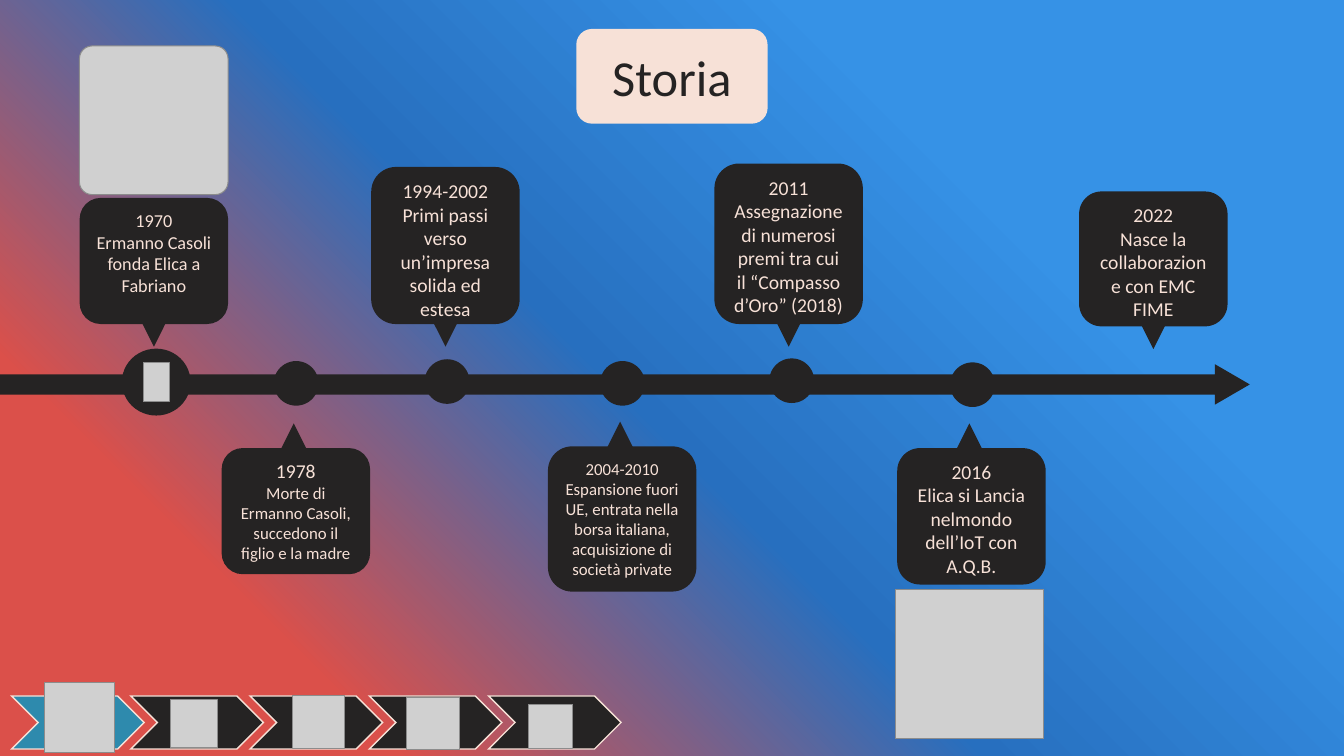
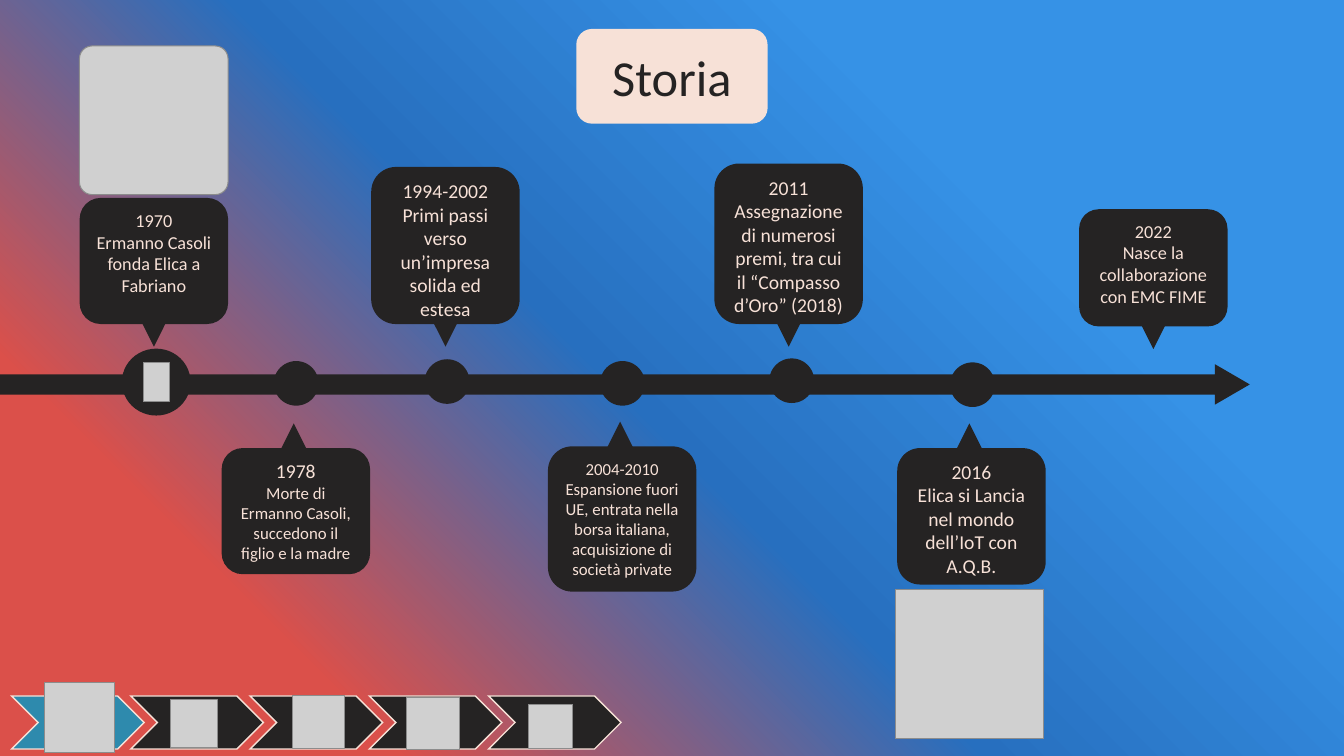
Before and after one commit to OMGitsDrake/PWEOA23-IDueMoschettieri, a slide deck: slide 5 of Elica [I Due Moschettieri].pptx. Drawn at 1344x756 pixels with LibreOffice and Linux fonts; fonts in the diff are those of the drawing; grey boxes stand for pictures. Boxes give left, top, right and bottom in pixels: in the first picture for what was removed or moved away, otherwise in the second. Text is boxed around its words. In the diff, an @@ line names an element or a change of style, - is before the commit and + after.

```diff
--- a/Elica [I Due Moschettieri].pptx
+++ b/Elica [I Due Moschettieri].pptx
@@ text in rounded rectangle at [734, 204, 843, 315]: text changed @@
-Assegnazione di numerosi premi tra cui il “Compasso d’Oro” (2018)
+Assegnazione di numerosi premi, tra cui il “Compasso d’Oro” (2018)
@@ rounded rectangle "2022": place and size @@
-rounded rectangle "2022" at [1080, 192, 1228, 327]
+rounded rectangle "2022" at [1080, 210, 1228, 327]
@@ rounded rectangle "2022" at [1080, 210, 1228, 327]: size 14 to 13 pt @@
@@ text in rounded rectangle at [918, 488, 1025, 576]: spaces changed @@
-Elica si Lancia nelmondo dell’IoT con A.Q.B.
+Elica si Lancia nel mondo dell’IoT con A.Q.B.
```
Also in this commit, not shown: 1 other slide changed, 1 slide added, 1 slide removed.
